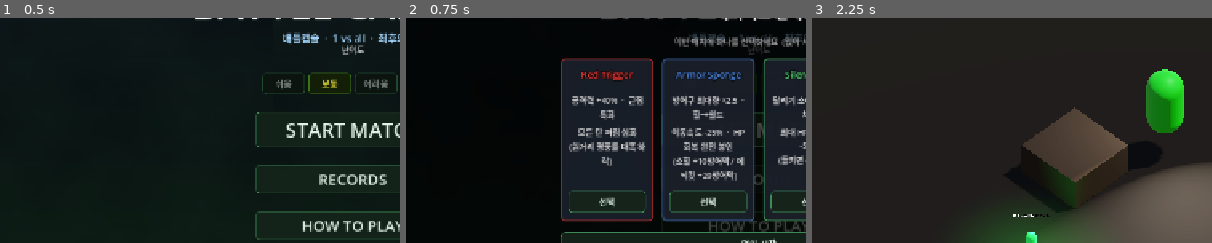
Above: before the commit, frames 1-3 (left to right).
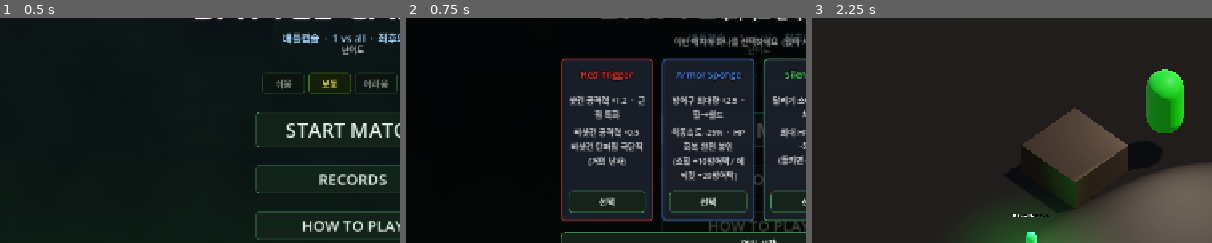
Above: after the commit, the same moments.

Repository: Kyulhee/battle-capsule
Game: Godot game, scene res://src/Main.tscn
The game is run twice, just before and just after one commit, with the same random seed, the same clock (stepped at 60 frames per second) and the same inputs.
Inputs:
- Up to frame 1 (0.5 s): no input
- Up to frame 2 (0.75 s): click "START MATCH" at 0.5 s
- Up to frame 3 (2.25 s): click "START MATCH" at 1.25 s; click "없이 시작" at 2 s
The pictures show only the part of the screen within x 6-56%, y 26-76%; the shares and areas given below are measured in that part.

Frame 1 is identical in both runs. In frame 2, 2.0% of the frame differs, in the area x 40-60%, y 34-66%; in frame 3, nothing differs.

Commit message:
feat: v1.5.0 — 아티팩트 시스템, AR 열 퍼짐, 봇 사주경계
- 아티팩트 4종 선택 UI (Red Trigger / Armor Sponge / Silent Core / Zone Battery)
- restart 시 아티팩트 유지 버그 수정
- Zone Battery 충전속도 난이도별 분기 (Easy/Normal=10, Hard=5, Hell=2)
- AR/권총 열 퍼짐 시스템 + 기본 퍼짐 추가, AR 사거리 30→20
- 봇: 근거리 ≤2m 즉시 탐지, 주변 감지 360° 전방향화
- Hard+ 봇: IDLE/순찰 중 연속 시야 스윕 (이동과 독립적 회전)
- 픽업 키 E → F

Co-Authored-By: Claude Sonnet 4.6 <noreply@anthropic.com>

Diff:
--- a/src/Main.gd
+++ b/src/Main.gd
@@ -257,6 +257,9 @@
 			difficulty = tel.get_meta("_restart_difficulty") as Difficulty
 			tel.remove_meta("_restart_difficulty")
 			_update_diff_highlights()
+			if tel.has_meta("_restart_artifact"):
+				_pending_artifact = tel.get_meta("_restart_artifact")
+				tel.remove_meta("_restart_artifact")
 			start_game()
 
 func _on_start_btn_pressed():
@@ -271,9 +274,9 @@
 		{
 			"id": "red_trigger", "label": "Red Trigger",
 			"color": Color(1.0, 0.25, 0.25),
-			"line1": "공격력 +40%  ·  근접 특화",
-			"line2": "모든 탄 퍼짐 심화\n(원거리 명중률 대폭 하락)",
-			"mods": {"damage_mult": 1.40, "spread_mult": 1.5, "spread_all_shots": true},
+			"line1": "샷건 공격력 ×1.2  ·  근접 특화",
+			"line2": "비샷건 공격력 ×0.5\n비샷건 탄퍼짐 극단적 (거의 난사)",
+			"mods": {"red_trigger": true, "spread_all_shots": true},
 		},
 		{
 			"id": "armor_sponge", "label": "Armor Sponge",
@@ -458,7 +461,12 @@
 
 	# Apply artifact to player (skipped in simulation)
 	if player_ref and player_ref.has_method("apply_artifact") and not is_simulation:
-		player_ref.apply_artifact(_pending_artifact)
+		var art = _pending_artifact
+		if art.get("id", "") == "zone_battery":
+			art = art.duplicate(true)
+			var regen_by_diff = [10.0, 10.0, 5.0, 2.0]
+			art.get("mods", {})["zone_battery_regen"] = regen_by_diff[clampi(difficulty as int, 0, 3)]
+		player_ref.apply_artifact(art)
 		_pending_artifact = {}
 
 func _show_panel(panel_name: String):
@@ -617,7 +625,12 @@
 
 func restart_game():
 	if has_node("/root/Telemetry"):
-		get_node("/root/Telemetry").set_meta("_restart_difficulty", difficulty as int)
+		var tel = get_node("/root/Telemetry")
+		tel.set_meta("_restart_difficulty", difficulty as int)
+		var art = _pending_artifact
+		if art.is_empty() and player_ref != null and is_instance_valid(player_ref):
+			art = player_ref.get("active_artifact") if player_ref.get("active_artifact") != null else {}
+		tel.set_meta("_restart_artifact", art)
 	get_tree().paused = false
 	get_tree().reload_current_scene()
 
--- a/src/entities/bot/Bot.gd
+++ b/src/entities/bot/Bot.gd
@@ -72,6 +72,8 @@
 # 0=none 1=periodic scan(3s) 2=periodic scan(1.5s)+instant reaction on hit
 var _awareness_level: int = 0
 var _peripheral_scan_timer: float = 0.0
+var _ambient_scan_timer: float = 0.0
+var _head_sweep_angle: float = 0.0  # continuously advances for Hard+ 360° sweep
 var _combat_jump_timer: float = 0.0
 var _nav_agent: NavigationAgent3D = null
 
@@ -130,6 +132,8 @@
 	_check_survival_overrides()
 	_update_stuck(delta)
 	_check_footstep_sounds()
+	_check_close_range()
+	_check_ambient_awareness(delta)
 	_update_state_label_visibility()
 
 	match current_state:
@@ -232,22 +236,28 @@
 # ─── STATE HANDLERS ──────────────────────────────────────────────────────────
 
 func handle_idle_state(delta):
-	scan_timer -= delta
-	if scan_timer <= 0:
-		scan_timer = randf_range(_scan_interval_max * 0.4, _scan_interval_max)
-		# Cycle: right flank → left flank → random
-		# Systematically covers sides instead of uniform random which can cluster forward.
-		_scan_phase = (_scan_phase + 1) % 3
-		match _scan_phase:
-			0: scan_target_rotation = rotation.y + randf_range(PI * 0.3, PI * 0.8)
-			1: scan_target_rotation = rotation.y - randf_range(PI * 0.3, PI * 0.8)
-			_: scan_target_rotation = rotation.y + randf_range(-PI, PI)
-	# Alert rotation (sound-triggered): full speed. Normal scan: half speed.
-	var rot_speed = stats.rotation_speed if _scan_alert else stats.rotation_speed * 0.5
-	rotation.y = lerp_angle(rotation.y, scan_target_rotation, rot_speed * delta)
-	# Clear alert once roughly facing the target direction
-	if _scan_alert and abs(angle_difference(rotation.y, scan_target_rotation)) < 0.15:
-		_scan_alert = false
+	if _awareness_level >= 2:
+		# Hard+: continuous 360° sweep — head turns at constant speed, fully independent of movement
+		_head_sweep_angle += 1.1 * delta  # ~1.75 rad/s ≈ full rotation every 3.6s
+		if not _scan_alert:
+			scan_target_rotation = _head_sweep_angle
+		var rot_speed = stats.rotation_speed if _scan_alert else stats.rotation_speed * 0.65
+		rotation.y = lerp_angle(rotation.y, scan_target_rotation, rot_speed * delta)
+		if _scan_alert and abs(angle_difference(rotation.y, scan_target_rotation)) < 0.15:
+			_scan_alert = false
+	else:
+		scan_timer -= delta
+		if scan_timer <= 0:
+			scan_timer = randf_range(_scan_interval_max * 0.4, _scan_interval_max)
+			_scan_phase = (_scan_phase + 1) % 3
+			match _scan_phase:
+				0: scan_target_rotation = rotation.y + randf_range(PI * 0.3, PI * 0.8)
+				1: scan_target_rotation = rotation.y - randf_range(PI * 0.3, PI * 0.8)
+				_: scan_target_rotation = rotation.y + randf_range(-PI, PI)
+		var rot_speed = stats.rotation_speed if _scan_alert else stats.rotation_speed * 0.5
+		rotation.y = lerp_angle(rotation.y, scan_target_rotation, rot_speed * delta)
+		if _scan_alert and abs(angle_difference(rotation.y, scan_target_rotation)) < 0.15:
+			_scan_alert = false
 
 	var nearest_enemy = _find_nearest_target()
 	if nearest_enemy:
@@ -483,7 +493,13 @@
 
 		var dist_to_patrol = global_position.distance_to(patrol_target)
 		if dist_to_patrol > 2.5:
-			_nav_move_toward(patrol_target, delta, true)
+			if _awareness_level >= 2:
+				# Hard+: head sweeps independently while body walks to patrol target
+				_head_sweep_angle += 1.1 * delta
+				rotation.y = lerp_angle(rotation.y, _head_sweep_angle, stats.rotation_speed * 0.6 * delta)
+				_nav_move_toward(patrol_target, delta, false)
+			else:
+				_nav_move_toward(patrol_target, delta, true)
 		else:
 			patrol_target = _pick_patrol_target()
 
@@ -650,6 +666,57 @@
 		last_known_target_pos = actor.global_position
 		# Snap idle bots toward sound source at full rotation speed
 		if current_state == State.IDLE:
+			var dir_to = (actor.global_position - global_position).normalized()
+			scan_target_rotation = atan2(dir_to.x, dir_to.z) + PI
+			_scan_alert = true
+
+# ─── CLOSE RANGE INSTANT DETECTION ─────────────────────────────────────────
+# Any actor within 2m is immediately fully detected — like bumping into someone.
+# Runs every physics frame in all states, regardless of awareness level.
+
+func _check_close_range():
+	var actors = get_tree().get_nodes_in_group("actors")
+	for actor in actors:
+		if actor == self or not actor is Entity or actor.is_dead: continue
+		if perception_meters.get(actor, 0.0) >= 1.0: continue
+		if global_position.distance_to(actor.global_position) > 2.0: continue
+		perception_meters[actor] = 1.0
+		last_known_target_pos = actor.global_position
+		var dir_to = (actor.global_position - global_position).normalized()
+		scan_target_rotation = atan2(dir_to.x, dir_to.z) + PI
+		_scan_alert = true
+
+# ─── AMBIENT AWARENESS (사주경계) ─────────────────────────────────────────────
+# Periodic 360° range scan in all states. No direction filter — truly omnidirectional.
+# Easy: disabled. Normal: running actors at 6m every 3s. Hard+: any actor at 10m every 1.5s.
+
+func _check_ambient_awareness(delta: float):
+	if _awareness_level == 0: return
+	_ambient_scan_timer -= delta
+	if _ambient_scan_timer > 0: return
+	_ambient_scan_timer = 3.0 if _awareness_level == 1 else 1.5
+
+	var actors = get_tree().get_nodes_in_group("actors")
+	for actor in actors:
+		if actor == self or not actor is Entity or actor.is_dead: continue
+		if perception_meters.get(actor, 0.0) >= 1.0: continue
+		var dist = global_position.distance_to(actor.global_position)
+		var spd = Vector2(actor.velocity.x, actor.velocity.z).length()
+
+		if _awareness_level == 1:
+			# Normal: running actors within 6m, full 360°
+			if dist > 6.0: continue
+			if spd < actor.stats.move_speed * 0.5: continue
+		else:
+			# Hard/Hell: any actor; running extends range
+			var range_limit = 10.0 if spd >= actor.stats.move_speed * 0.3 else 5.0
+			if dist > range_limit: continue
+
+		if not perception_meters.has(actor): perception_meters[actor] = 0.0
+		var boost = 0.2 if _awareness_level == 1 else 0.35
+		perception_meters[actor] = min(perception_meters[actor] + boost, 0.75)
+		last_known_target_pos = actor.global_position
+		if current_state == State.IDLE or current_state == State.RECOVER:
 			var dir_to = (actor.global_position - global_position).normalized()
 			scan_target_rotation = atan2(dir_to.x, dir_to.z) + PI
 			_scan_alert = true
--- a/src/entities/player/Player.gd
+++ b/src/entities/player/Player.gd
@@ -34,7 +34,7 @@
 # ── Artifact System ──────────────────────────────────────────────────────────
 var active_artifact: Dictionary = {}
 var _artifact_mods: Dictionary = {
-	"damage_mult": 1.0, "spread_mult": 1.0, "spread_all_shots": false,
+	"damage_mult": 1.0, "spread_mult": 1.0, "spread_all_shots": false, "red_trigger": false,
 	"move_speed_mult": 1.0,
 	"heal_mult": 1.0, "heal_to_shield": false,
 	"shield_recv_mult": 1.0, "zone_dmg_mult": 1.0,
@@ -42,6 +42,15 @@
 	"zone_battery": false, "zone_battery_regen": 0.0, "zone_battery_range": 0.0,
 }
 var _artifact_label: Label = null
+
+# ── Shot Heat (AR / Pistol spread heat-up) ──────────────────────────────────
+var _shot_heat: float = 0.0
+const HEAT_MAX: float = 1.0
+const HEAT_PER_SHOT_AR: float = 0.30
+const HEAT_PER_SHOT_PISTOL: float = 0.20
+const HEAT_DECAY: float = 0.55
+const BASE_SPREAD_AR: float = 0.5
+const BASE_SPREAD_PISTOL: float = 0.25
 
 const MUZZLE_FLASH_SCN = preload("res://src/fx/MuzzleFlash.tscn")
 const IMPACT_EFFECT_SCN = preload("res://src/fx/ImpactEffect.tscn")
@@ -363,6 +372,7 @@
 func _physics_process(delta):
 	if is_dead: return
 	if fire_cooldown > 0: fire_cooldown -= delta
+	if _shot_heat > 0.0: _shot_heat = maxf(0.0, _shot_heat - HEAT_DECAY * delta)
 	if _heal_regen > 0:
 		var tick = min(HEAL_REGEN_RATE * delta, min(_heal_regen, stats.max_health - current_health))
 		if tick > 0:
@@ -863,7 +873,8 @@
 		impact.global_position = hit_pos
 		var target = ray_cast.get_collider()
 		if target.has_method("take_damage"):
-			target.take_damage(MELEE_DAMAGE * _artifact_mods.get("damage_mult", 1.0), "melee", "knife", self)
+			var melee_mult = 0.5 if _artifact_mods.get("red_trigger", false) else _artifact_mods.get("damage_mult", 1.0)
+			target.take_damage(MELEE_DAMAGE * melee_mult, "melee", "knife", self)
 			if Sfx: Sfx.play("hit", hit_pos)
 
 func _refresh_slot_hud():
@@ -1173,9 +1184,17 @@
 	reveal()
 	var shot_vec = Vector3(0, 0, -wdata.attack_range)
 	if _artifact_mods.get("spread_all_shots", false):
-		var s = _artifact_mods.get("spread_mult", 1.0) * 1.0
+		# Red Trigger: extreme spray for non-shotgun (shotgun handled via shoot_pellet)
+		var s = 4.0 if _artifact_mods.get("red_trigger", false) else _artifact_mods.get("spread_mult", 1.0)
 		shot_vec.x = randf_range(-s, s)
 		shot_vec.y = randf_range(-s * 0.25, s * 0.25)
+	elif wdata.weapon_type == "ar" or wdata.weapon_type == "pistol":
+		var is_ar = wdata.weapon_type == "ar"
+		_shot_heat = minf(HEAT_MAX, _shot_heat + (HEAT_PER_SHOT_AR if is_ar else HEAT_PER_SHOT_PISTOL))
+		var base = BASE_SPREAD_AR if is_ar else BASE_SPREAD_PISTOL
+		var heat_spread = base + _shot_heat * (3.5 if is_ar else 2.3)
+		shot_vec.x = randf_range(-heat_spread, heat_spread)
+		shot_vec.y = randf_range(-heat_spread * 0.15, heat_spread * 0.15)
 	_internal_shoot(shot_vec)
 	fire_cooldown = wdata.fire_rate
 	if Sfx: Sfx.play("shoot")
@@ -1200,8 +1219,12 @@
 		get_tree().root.add_child(impact)
 		impact.global_position = impact_pos
 		if target.has_method("take_damage"):
-			var dmg = (wdata.attack_damage if wdata else stats.attack_damage) * _artifact_mods.get("damage_mult", 1.0)
 			var wtype = wdata.weapon_type if wdata else stats.weapon_type
+			var dmg: float
+			if _artifact_mods.get("red_trigger", false):
+				dmg = (wdata.attack_damage if wdata else stats.attack_damage) * (1.2 if wtype == "shotgun" else 0.5)
+			else:
+				dmg = (wdata.attack_damage if wdata else stats.attack_damage) * _artifact_mods.get("damage_mult", 1.0)
 			target.take_damage(dmg, "gun", wtype, self)
 			if Sfx: Sfx.play("hit", impact_pos)
 		else: if Sfx: Sfx.play("impact_wall", impact_pos)
@@ -1220,7 +1243,7 @@
 func apply_artifact(artifact: Dictionary):
 	active_artifact = artifact
 	_artifact_mods = {
-		"damage_mult": 1.0, "spread_mult": 1.0, "spread_all_shots": false,
+		"damage_mult": 1.0, "spread_mult": 1.0, "spread_all_shots": false, "red_trigger": false,
 		"move_speed_mult": 1.0,
 		"heal_mult": 1.0, "heal_to_shield": false,
 		"shield_recv_mult": 1.0, "zone_dmg_mult": 1.0,
--- a/src/items/weapon_ar.tres
+++ b/src/items/weapon_ar.tres
@@ -9,7 +9,7 @@
 rotation_speed = 12.0
 attack_damage = 15.0
 fire_rate = 0.15
-attack_range = 30.0
+attack_range = 20.0
 weapon_type = "ar"
 pellet_count = 1
 current_ammo = 10
Not shown, changed: export_presets.cfg
Not shown, changed: CLAUDE.md
Not shown, changed: docs/DEVLOG.md
Not shown, changed: docs/MASTERPLAN.md
